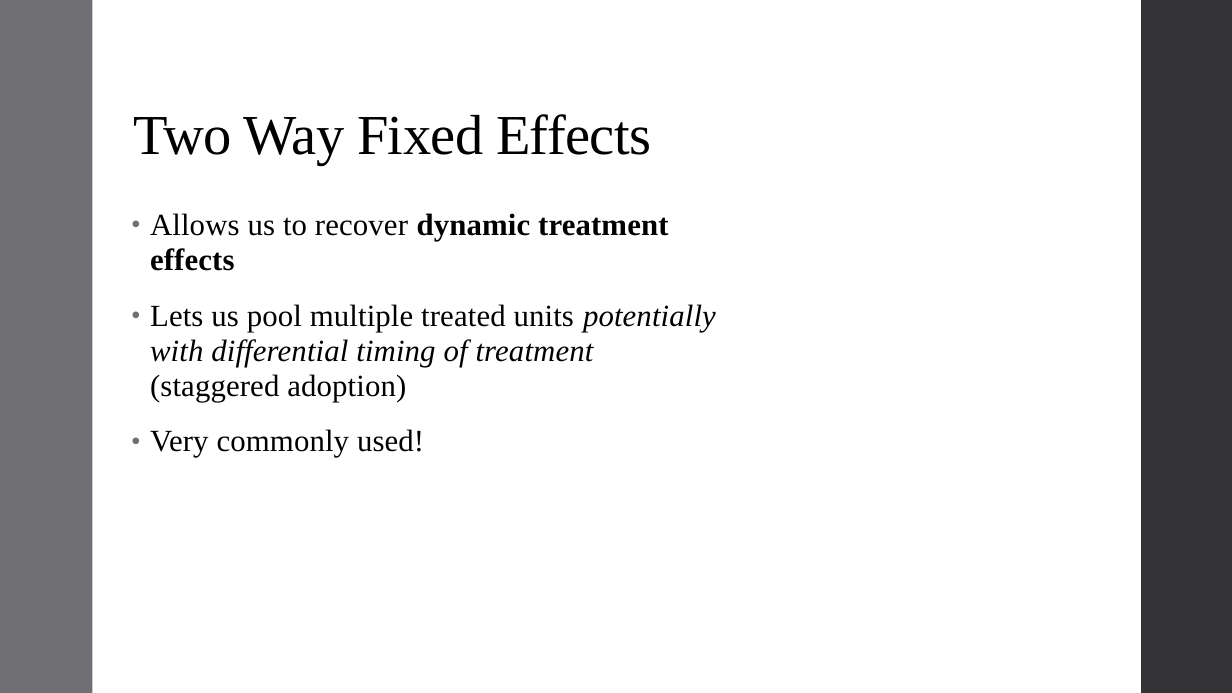
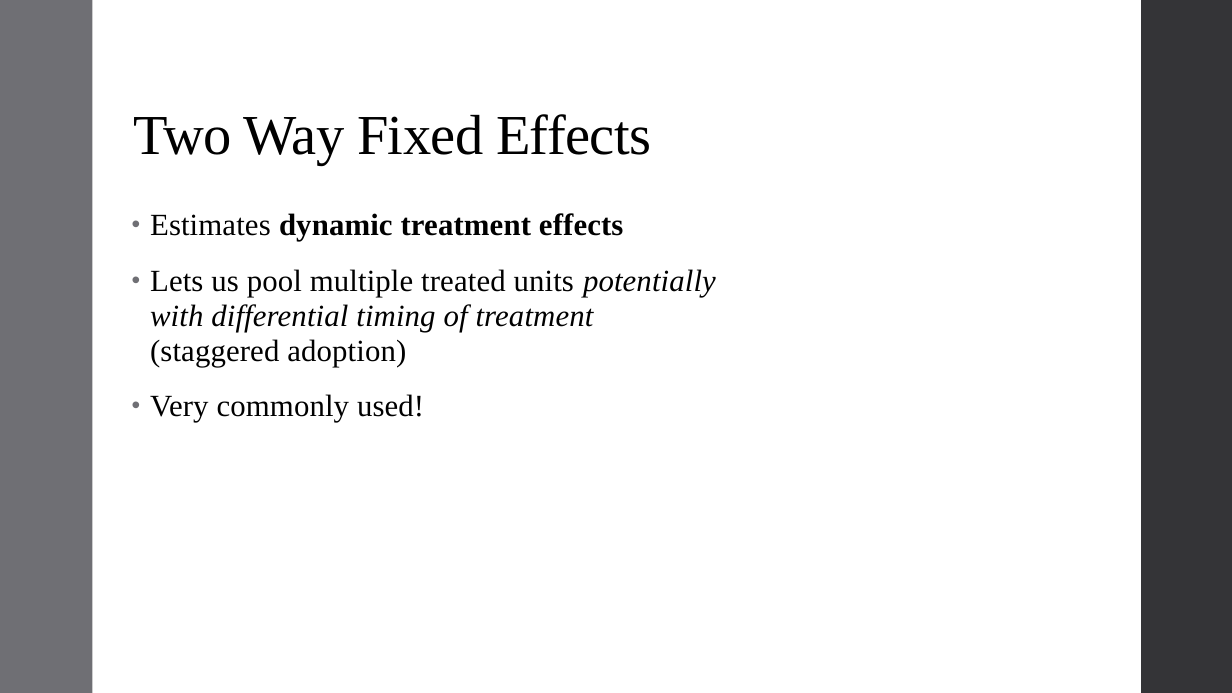
Before and after one commit to qiufei/fork-HAD5744, a slide deck: slide 2 of Lecture11_StaggeredAdoption/Lecture11_StaggeredAdoption_2022F.pptx. Drawn at 1232x693 pixels with LibreOffice and Linux fonts; fonts in the diff are those of the drawing. Boxes give left, top, right and bottom in pixels: in the first picture for what was removed or moved away, otherwise in the second. Text is boxed around its words. In the diff, an @@ line names an element or a change of style, - is before the commit and + after.

```diff
--- a/Lecture11_StaggeredAdoption/Lecture11_StaggeredAdoption_2022F.pptx
+++ b/Lecture11_StaggeredAdoption/Lecture11_StaggeredAdoption_2022F.pptx
@@ text at [150, 213, 624, 241]: text changed @@
-• Allows us to recover dynamic treatment effects
+• Estimates dynamic treatment effects
```
Also in this commit, not shown: 5 other slides changed, 18 slides added, 1 slide removed, 23 other files.
